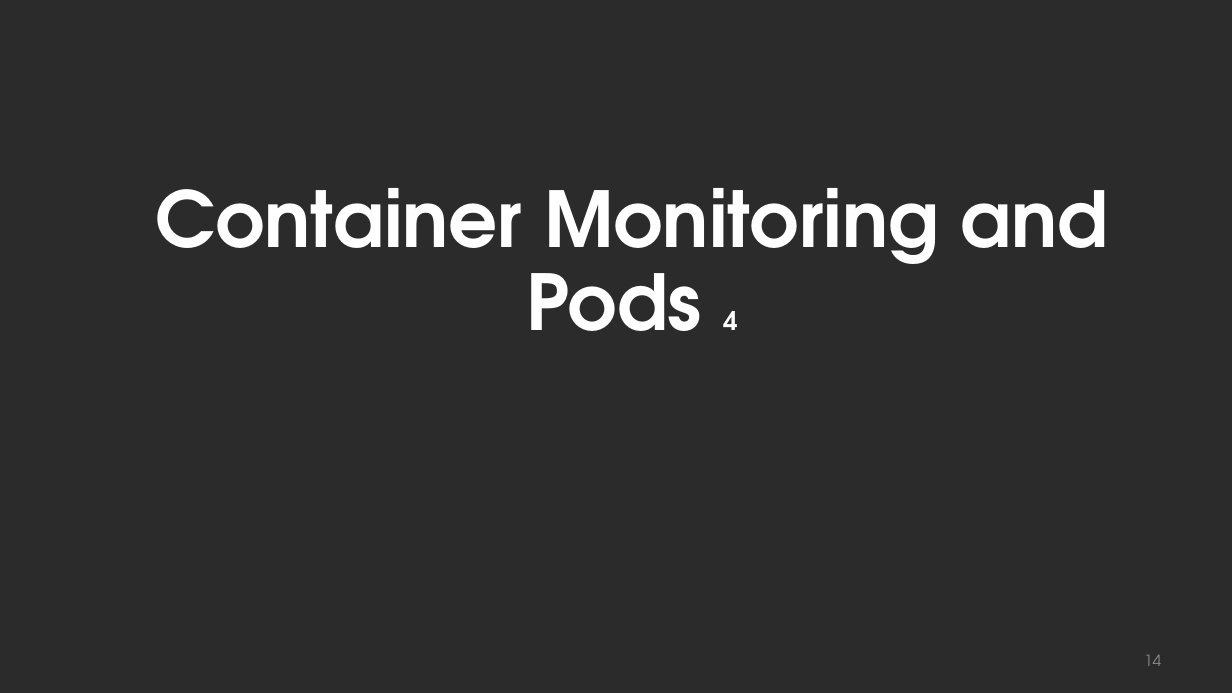
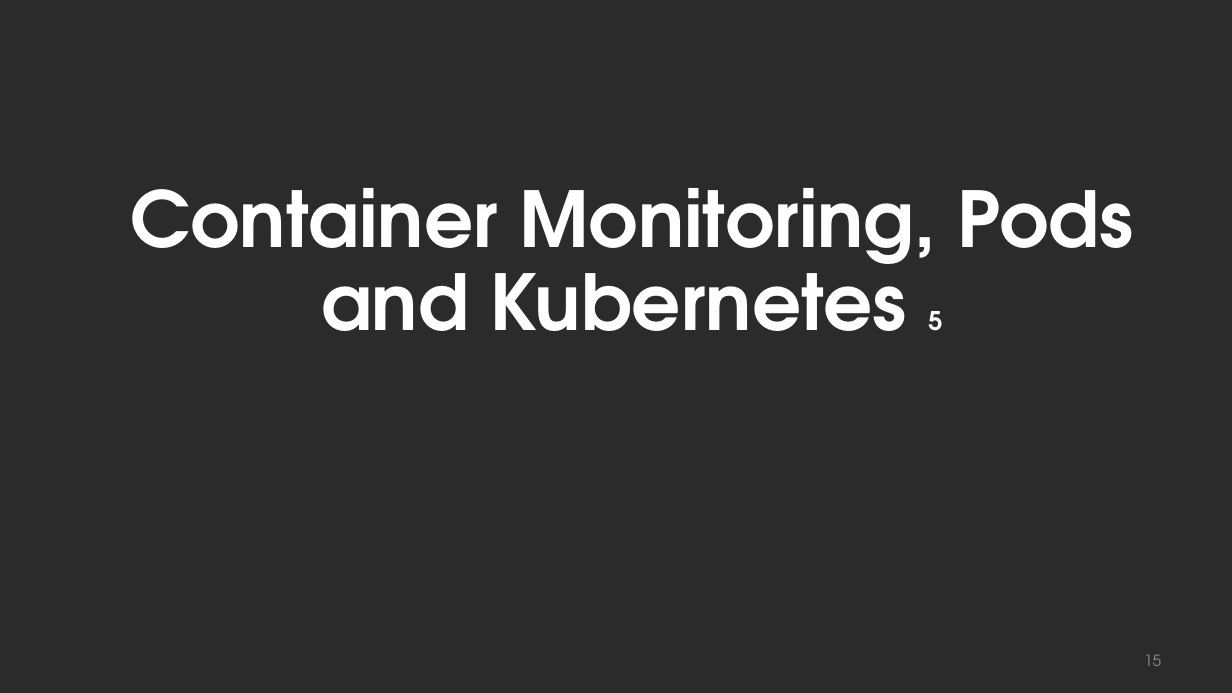
Before and after one commit to alisters/codersGroupDocker, a slide deck: slide 15 of CodersGroupDocker.pptx (slide 14 before the commit). Drawn at 1232x693 pixels with LibreOffice and Linux fonts; fonts in the diff are those of the drawing; background and template pictures are left out; a plain dark background stands for a picture behind light text. Boxes give left, top, right and bottom in pixels: in the first picture for what was removed or moved away, otherwise in the second. Text is boxed around its words. In the diff, an @@ line names an element or a change of style, - is before the commit and + after.

```diff
--- a/CodersGroupDocker.pptx
+++ b/CodersGroupDocker.pptx
@@ text at [131,188,1134,331]: text changed @@
-Container Monitoring and Pods 4
+Container Monitoring, Pods and Kubernetes 5
@@ page number at [1144,655,1161,666]: text changed @@
-14
+15
```
Also in this commit, not shown: 3 other slides changed, 2 slides added, 1 other file.
